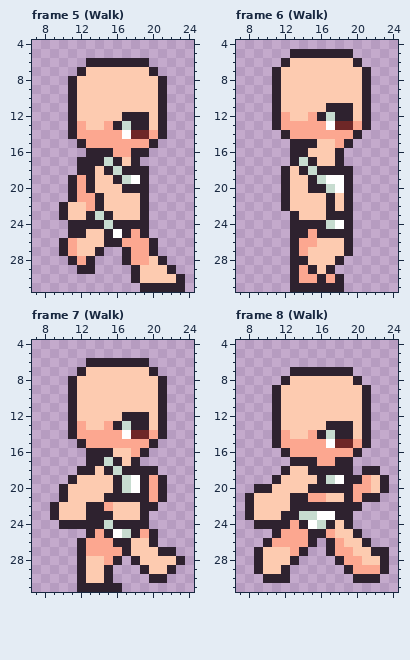
Edited in one commit: pixel-art file (assets/Player.aseprite). That is the earlier state.
32x34 pixels, 18 frames. Shown: frame 5 (Walk): x 7..24, y 4..31; frame 6 (Walk): x 7..24, y 4..31; frame 7 (Walk): x 7..24, y 4..31; frame 8 (Walk): x 7..24, y 4..31. The old version is drawn lined up with the new one, on the new canvas. The commit also changed other frames, which this record leaves out.
Now the later version:
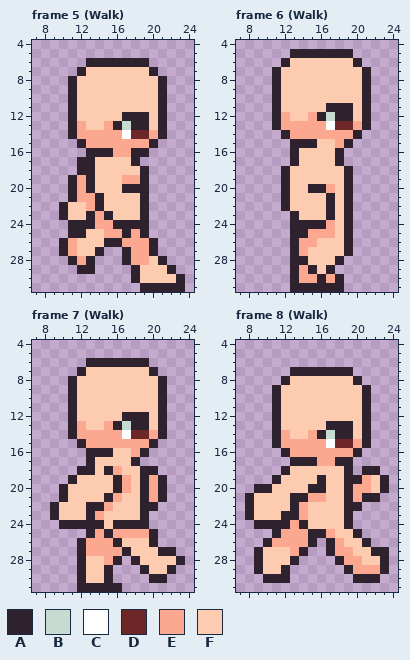
Palette (. is transparent): A #2e222f  B #c7dcd0  C #ffffff  D #6e2727  E #fca790  F #fdcbb0
Edits made:
canvas 32x34 -> 32x32, the old top-left corner now at 0,-2 (the part of the old canvas that was cut away was empty and is not shown)
Frame 5 (Walk):
y 17: x 14..16 ABA -> FFF
y 18: x 15..18 ABAA -> FFFF
y 19: x 16..18 ABC -> FEE
y 23: x 14 B -> E
y 24: x 14..15 AB -> EE
y 25: x 15..16 AC -> EE
Frame 6 (Walk):
y 16: x 14 A -> F
y 17: x 14..15 BA -> FF
y 18: x 14..18 ABAAA -> FFFFF
y 19: x 15..18 ABCC -> FFFF
y 20: x 17..18 BC -> EF
y 23: x 18 A -> F
y 24: x 17..18 BC -> EF
y 25: x 16..18 AAA -> EEF
Frame 7 (Walk):
y 17: x 14..16 ABA -> FFF
y 18: x 16..18 BAA -> EFF
y 19..20: x 17..18 BC -> EF
y 21: x 16..18 AAA -> EFF
y 23: x 14..15 AA -> EF
y 24: x 15 B -> F
y 25: x 16..18 CBA -> EEE
y 26: x 17 A -> F
Frame 8 (Walk):
y 18: x 15..18 AAAA -> FFFF
y 19: x 17..18 BC -> FF
y 20: x 17..18 AA -> FF
y 22: x 14..18 AAAAA -> EFFFF
y 23: x 14..18 BBCCA -> EFFFF
y 24: x 15..17 CBA -> FFF
Pixel boxes of the changes (left, top, right, bottom) in both pictures:
changed: (95, 157, 140, 238)
changed: (299, 148, 344, 238)
changed: (95, 457, 140, 547)
changed: (299, 466, 344, 529)
